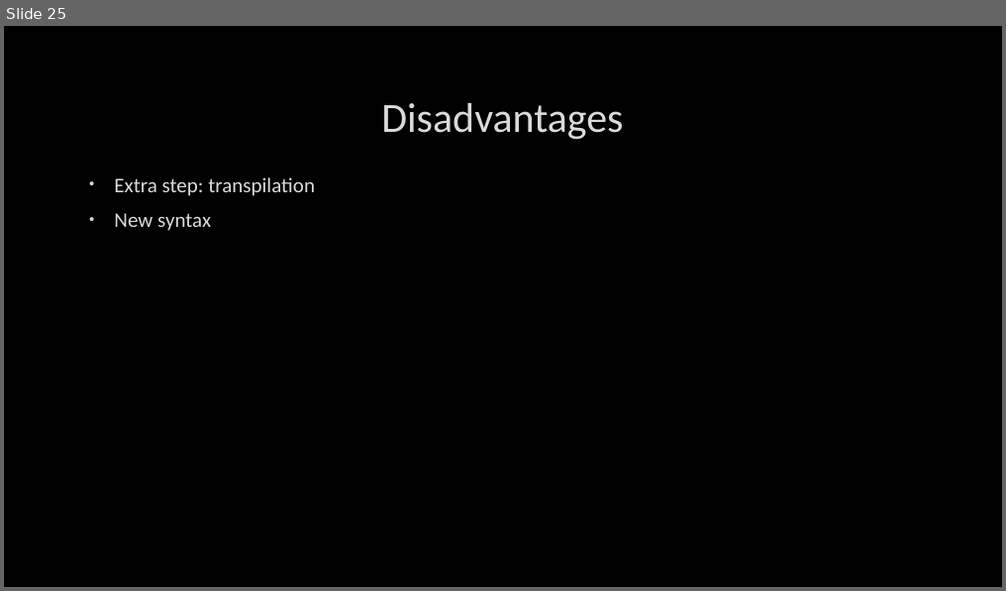
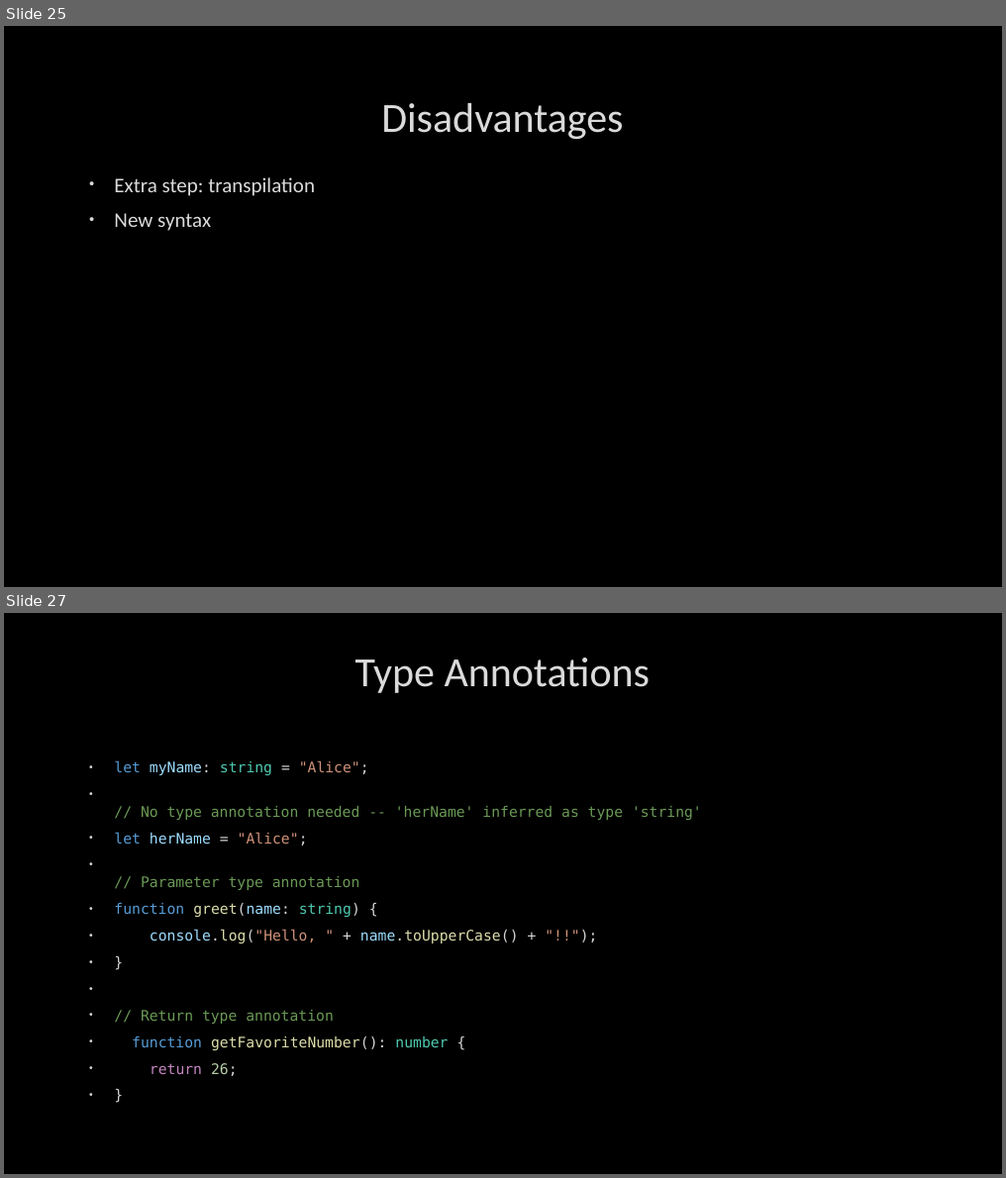
Before and after one commit to PaulaDianaCuc/OOPTraining, a slide deck: OOP JavaScript Training presentation.pptx. Shown one above the other, each under a label of ours: slide 25 before the commit, slides 25 and 27 after it; the slides between them are not shown. The pictures are 1006x591 and 1006x1178 pixels, drawn with LibreOffice and Linux fonts; fonts in the diff are those of the drawing; background and template pictures are left out. Boxes give left, top, right and bottom in pixels: in the first picture for what was removed or moved away, otherwise in the second. Text is boxed around its words. In the diff, an @@ line names an element or a change of style, - is before the commit and + after.

```diff
--- a/OOP JavaScript Training presentation.pptx
+++ b/OOP JavaScript Training presentation.pptx
@@ slide 27 added at (4,613,1002,1174), background picture (left out) @@
@@ text added at (355,658,650,693), 40 pt, text #DADADA @@
+Type Annotations
@@ text added at (114,761,702,1076), 14 pt, text #6A9955 @@
+• let myName: string = "Alice";
+• // No type annotation needed -- 'herName' inferred as type 'string'
+• let herName = "Alice";
+• // Parameter type annotation
+• function greet(name: string) {
+• console.log("Hello, " + name.toUpperCase() + "!!");
+• }
+• // Return type annotation
+• function getFavoriteNumber(): number {
+• return 26;
+• }
```
Also in this commit, not shown: 1 slide changed, 12 other slides added, 6 slides removed.
